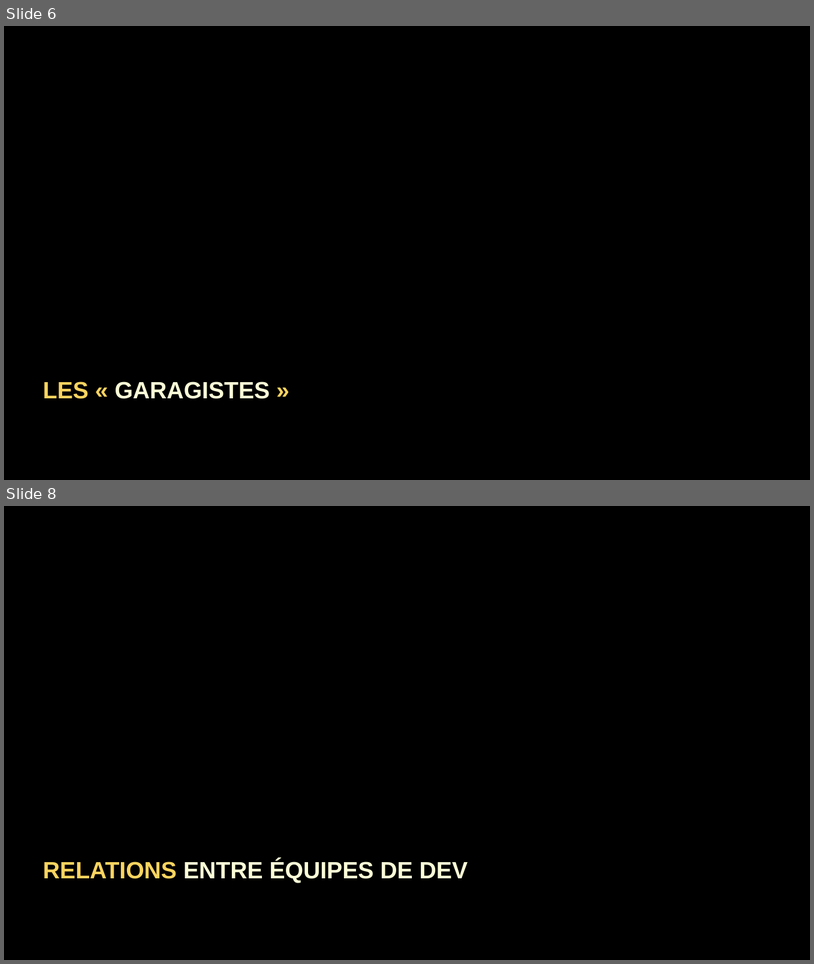
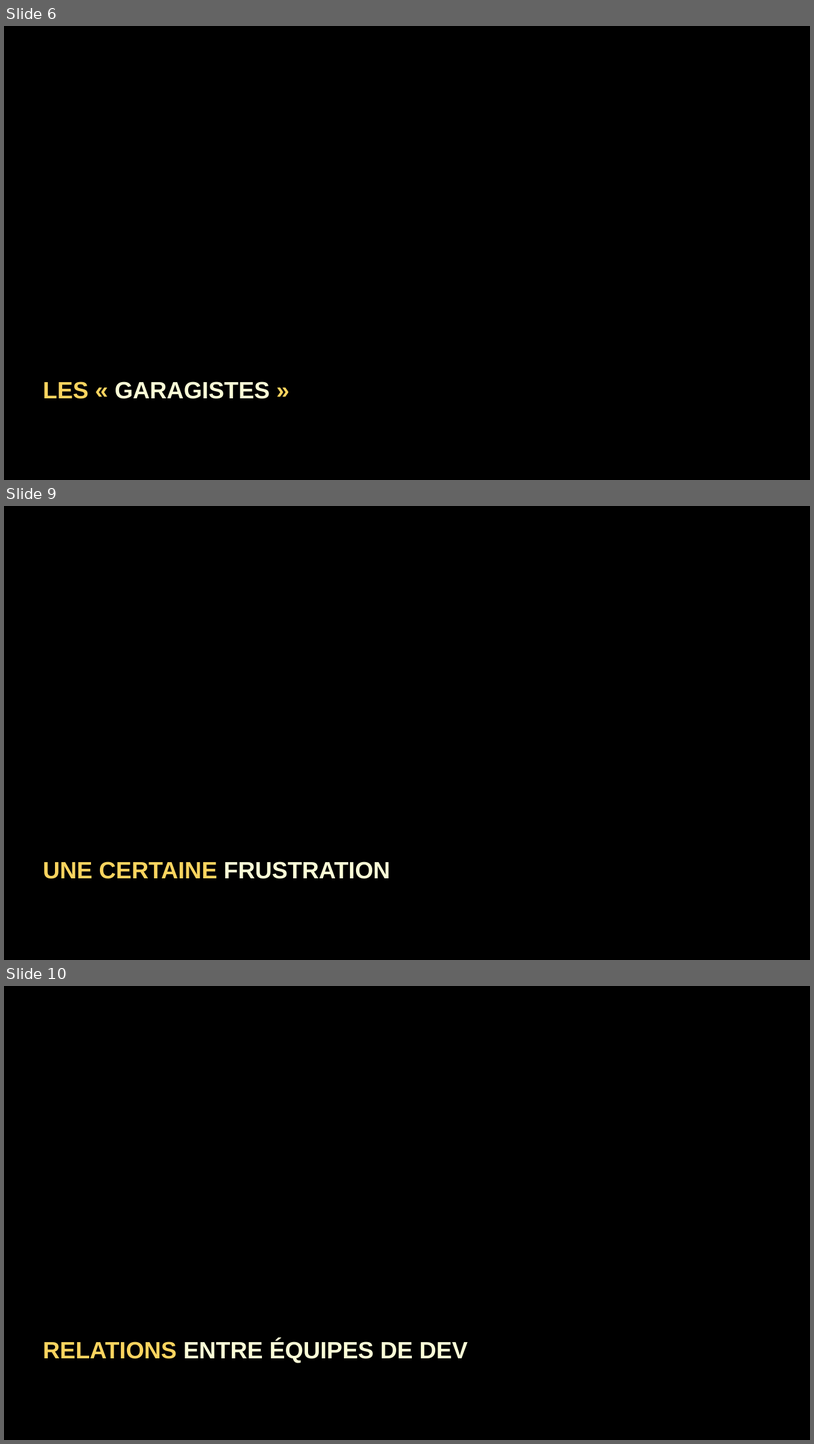
Before and after one commit to tpierrain/talk-de-l-autre-cote-du-miroir, a slide deck: DeLAutreCoteDuMiroir.pptx. Shown one above the other, each under a label of ours: slides 6 and 8 before the commit, slides 6, 9 and 10 after it; the slides between them are not shown. The pictures are 814x964 and 814x1444 pixels, drawn with LibreOffice and Linux fonts; fonts in the diff are those of the drawing; background and template pictures are left out. Boxes give left, top, right and bottom in pixels: in the first picture for what was removed or moved away, otherwise in the second. Text is boxed around its words. In the diff, an @@ line names an element or a change of style, - is before the commit and + after.

```diff
--- a/DeLAutreCoteDuMiroir.pptx
+++ b/DeLAutreCoteDuMiroir.pptx
@@ slide 9 added at (4, 506, 810, 960), background picture (left out) @@
@@ rectangle added at (4, 825, 810, 910), fill #000000 at 76% opacity @@
@@ text added at (43, 861, 390, 879), 28 pt, text #F9D45F, bold @@
+UNE CERTAINE FRUSTRATION
@@ what was slide 8 is now slide 10 @@
```
Also in this commit, not shown: 1 slide changed, 2 other slides added.
